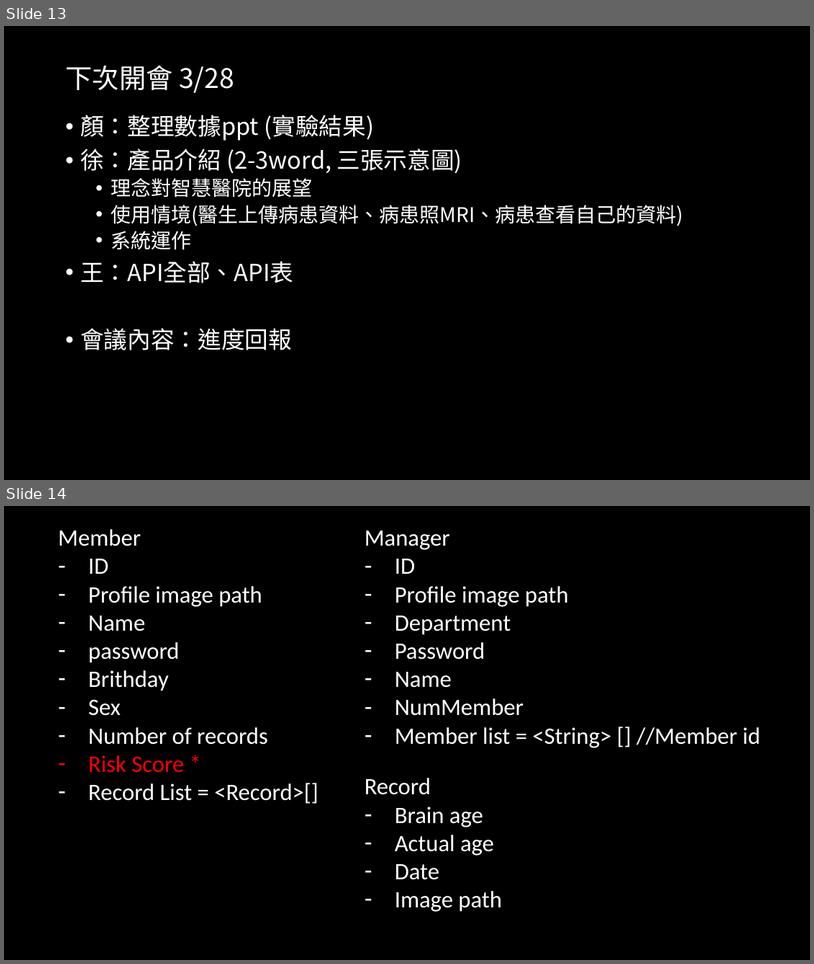
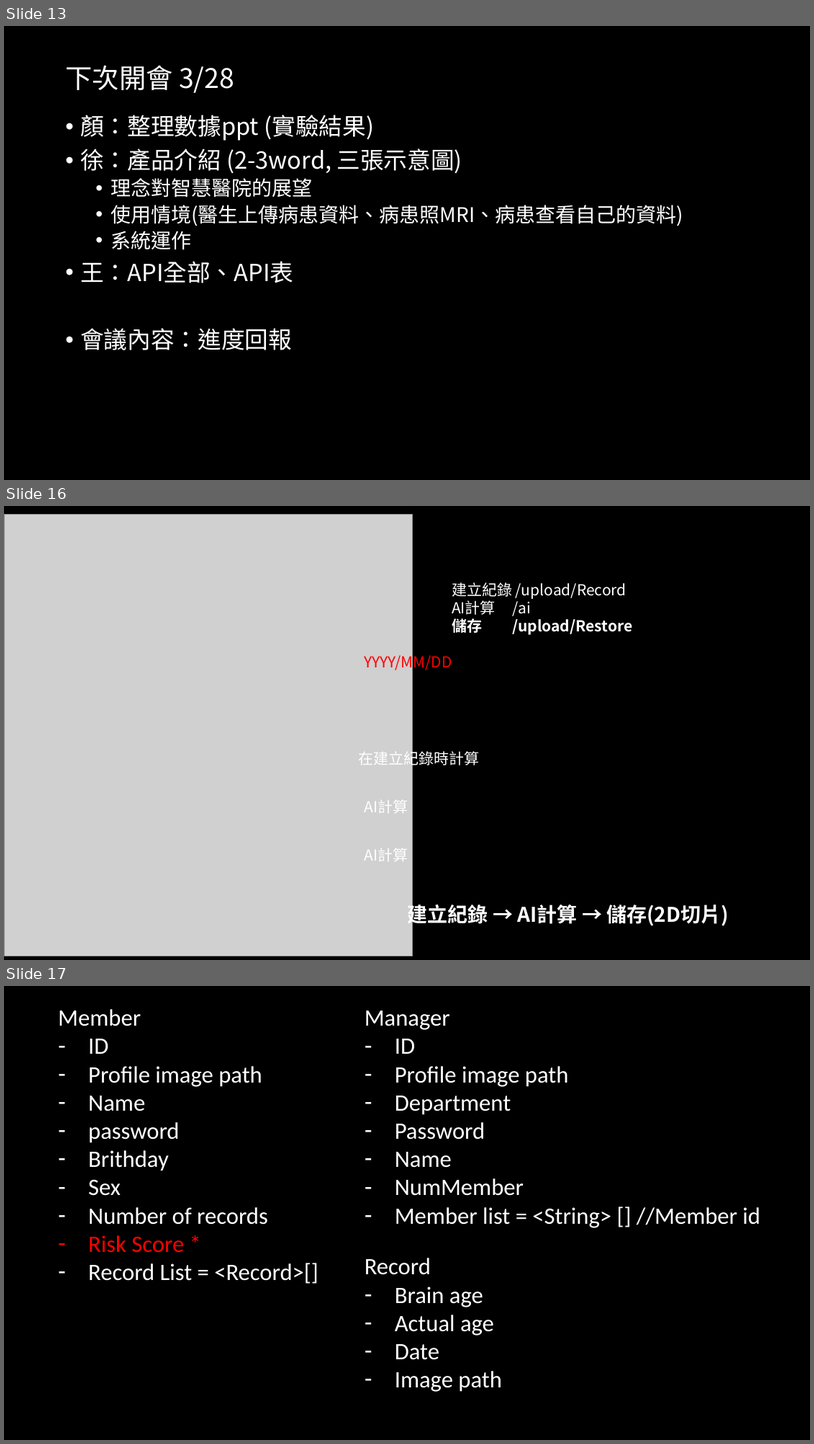
Before and after one commit to 1leo23/Product-packaging, a slide deck: 會議記錄/會議記錄.pptx. Shown one above the other, each under a label of ours: slides 13 and 14 before the commit, slides 13, 16 and 17 after it; the slides between them are not shown. The pictures are 814x964 and 814x1444 pixels, drawn with LibreOffice and Linux fonts; fonts in the diff are those of the drawing; grey boxes stand for pictures. Boxes give left, top, right and bottom in pixels: in the first picture for what was removed or moved away, otherwise in the second. Text is boxed around its words. In the diff, an @@ line names an element or a change of style, - is before the commit and + after.

```diff
--- a/會議記錄/會議記錄.pptx
+++ b/會議記錄/會議記錄.pptx
@@ slide 16 added at [4,506,810,960], background #000000 @@
@@ picture added at [4,515,412,955] @@
@@ text added at [452,582,633,635], 18 pt, text #FFFFFF @@
+建立紀錄 /upload/Record
+AI計算 /ai
+儲存 /upload/Restore
@@ text added at [364,652,452,671], 18 pt, text #FF0000 @@
+YYYY/MM/DD
@@ text added at [359,749,480,767], 18 pt, text #FFFFFF @@
+在建立紀錄時計算
@@ text added at [364,800,408,813], 18 pt, text #FFFFFF @@
+AI計算
@@ text added at [364,848,408,861], 18 pt, text #FFFFFF @@
+AI計算
@@ text added at [408,901,729,927], 24 pt, text #FFFFFF, bold @@
+建立紀錄 → AI計算 → 儲存(2D切片)
@@ what was slide 14 is now slide 17 @@
```
Also in this commit, not shown: 2 other slides added.
